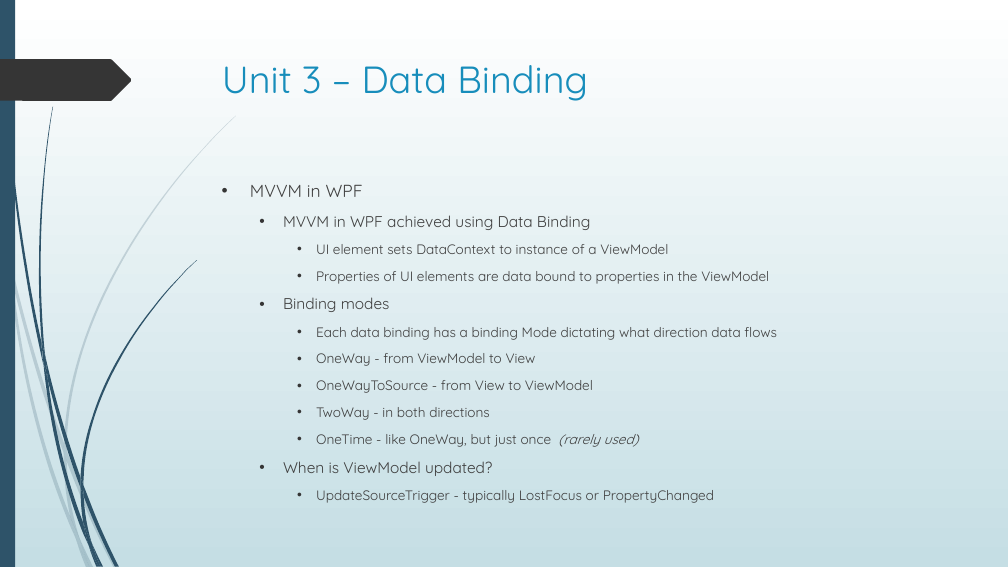
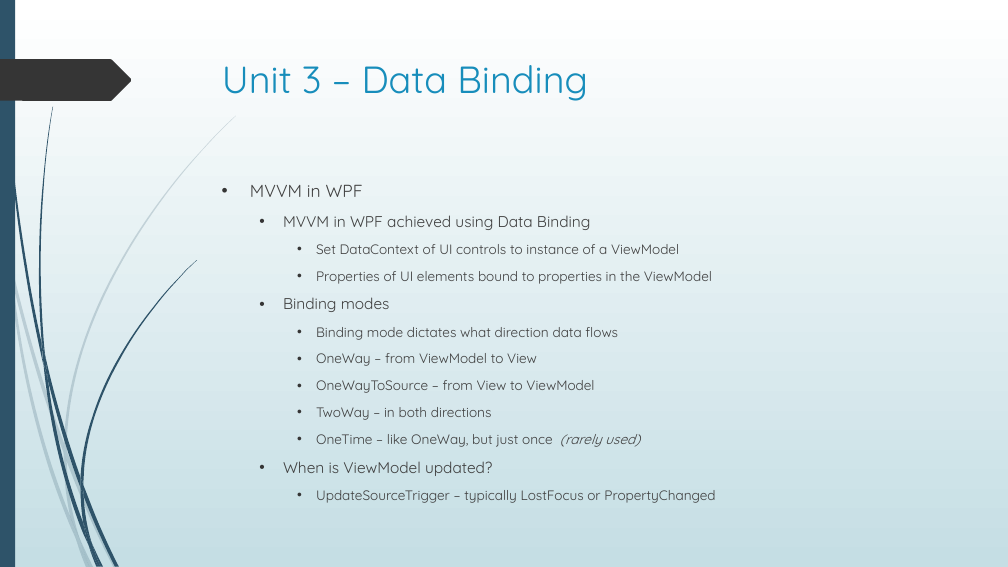
Before and after one commit to seanpsexton/wpf-workshop-solutions, a slide deck: slide 21 of WPF-Workshop-Sexton-Oct2023.pptx. Drawn at 1008x567 pixels with LibreOffice and Linux fonts; fonts in the diff are those of the drawing. Boxes give left, top, right and bottom in pixels: in the first picture for what was removed or moved away, otherwise in the second. Text is boxed around its words. In the diff, an @@ line names an element or a change of style, - is before the commit and + after.

Commit message:
Edit PPT for wording

```diff
--- a/WPF-Workshop-Sexton-Oct2023.pptx
+++ b/WPF-Workshop-Sexton-Oct2023.pptx
@@ text at <box>250,185,712,476</box>: text changed @@
-    • UpdateSourceTrigger - typically LostFocus or PropertyChanged
+    • UpdateSourceTrigger – typically LostFocus or PropertyChanged
@@ text at <box>316,244,712,284</box>: text changed @@
-    • UI element sets DataContext to instance of a ViewModel
-    • Properties of UI elements are data bound to properties in the ViewModel
+    • Set DataContext of UI controls to instance of a ViewModel
+    • Properties of UI elements bound to properties in the ViewModel
@@ text at <box>316,327,640,447</box>: text changed @@
-    • Each data binding has a binding Mode dictating what direction data flows
-    • OneWay - from ViewModel to View
-    • OneWayToSource - from View to ViewModel
-    • TwoWay - in both directions
-    • OneTime - like OneWay, but just once (rarely used)
+    • Binding mode dictates what direction data flows
+    • OneWay – from ViewModel to View
+    • OneWayToSource – from View to ViewModel
+    • TwoWay – in both directions
+    • OneTime – like OneWay, but just once (rarely used)
```
Also in this commit, not shown: 50 other slides changed.
